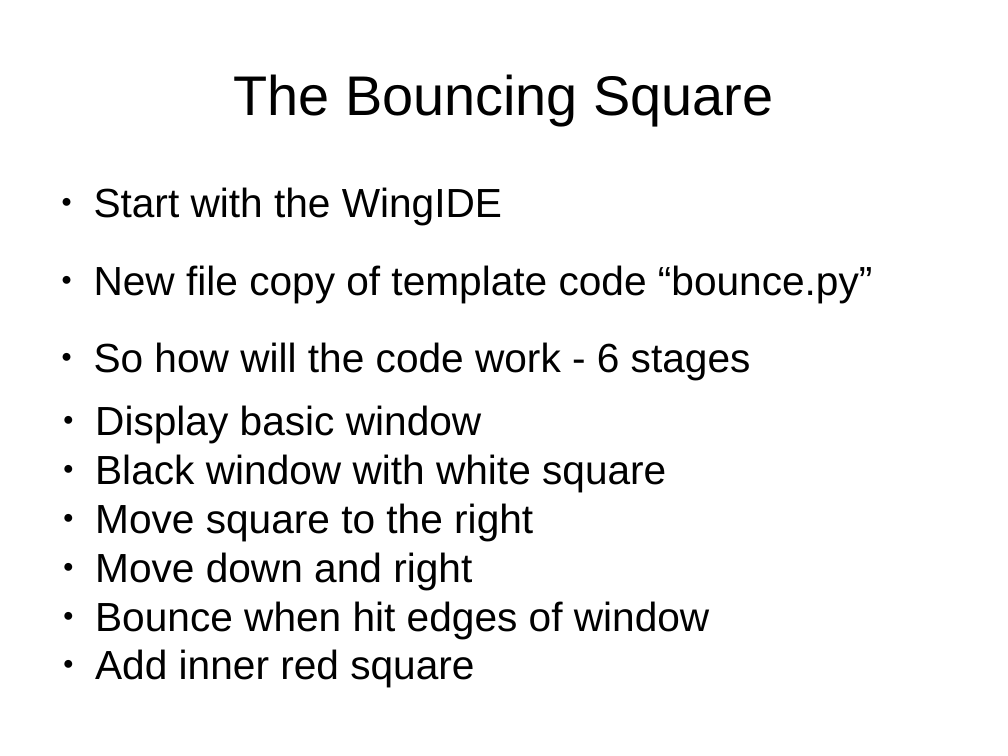
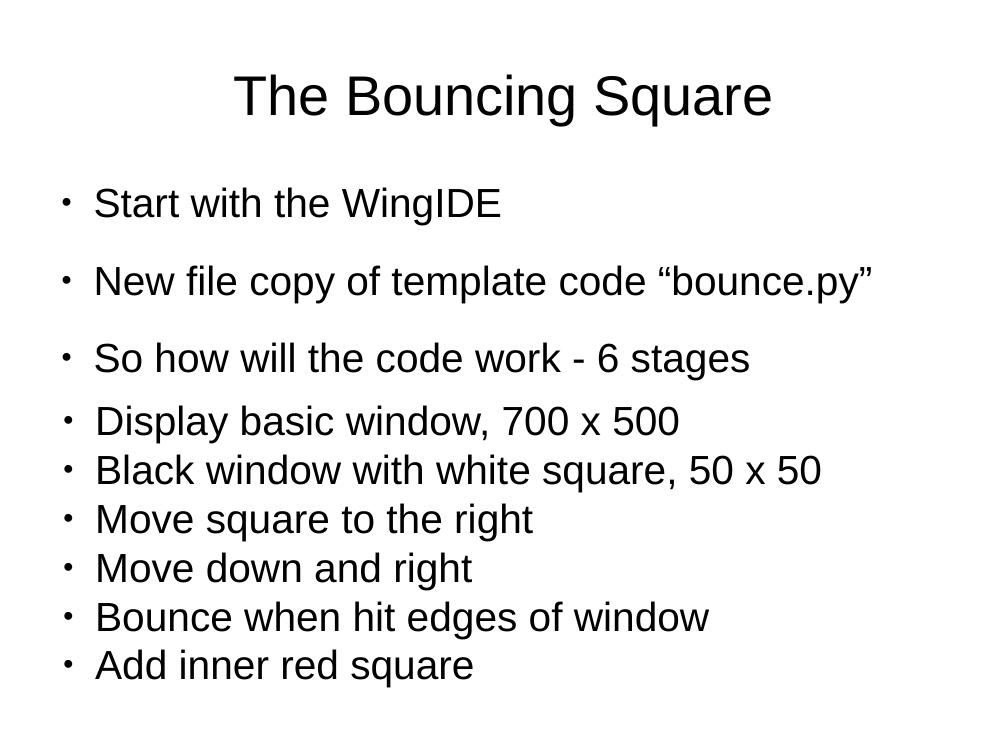
Before and after one commit to timzhood/python-rock, a slide deck: slide 3 of docs/bouncing_rectangle.odp. Drawn at 1008x756 pixels with LibreOffice and Linux fonts; fonts in the diff are those of the drawing. Boxes give left, top, right and bottom in pixels: in the first picture for what was removed or moved away, otherwise in the second. Text is boxed around its words. In the diff, an @@ line names an element or a change of style, - is before the commit and + after.

Commit message:
Started making variable 'square' rather than 'rect'.  Slide updates got as far as 'Move square to right'.

```diff
--- a/docs/bouncing_rectangle.odp
+++ b/docs/bouncing_rectangle.odp
@@ text at (x1=95, y1=405, x2=822, y2=492): text changed @@
-● Display basic window
-● Black window with white square
+● Display basic window, 700 x 500
+● Black window with white square, 50 x 50
```
Also in this commit, not shown: 1 other slide changed, 6 slides added, 1 slide removed, 1 other file.
